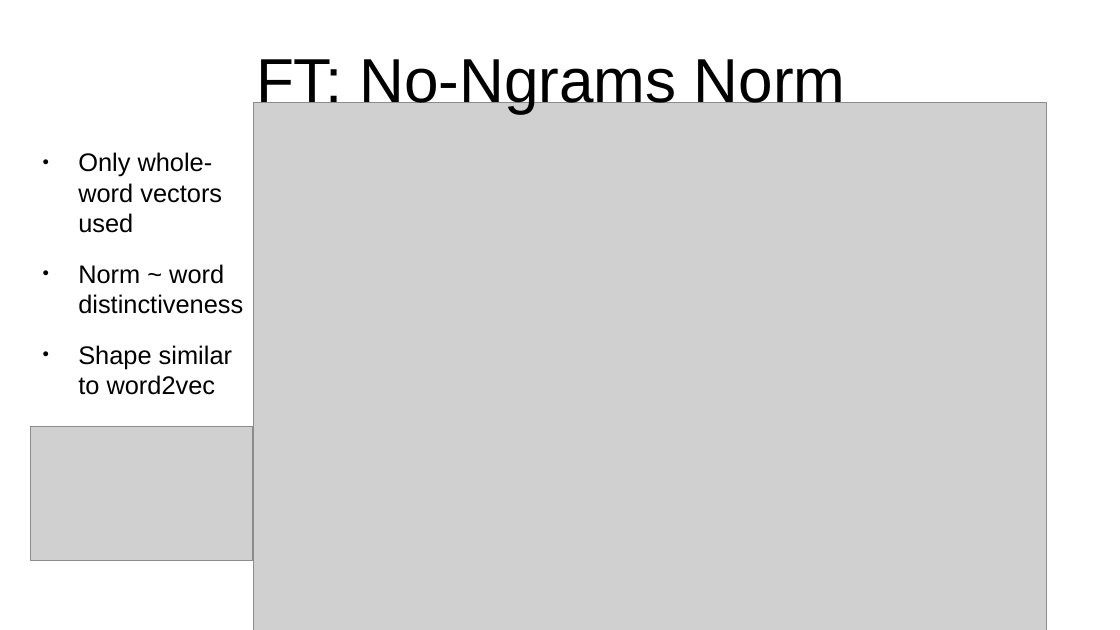
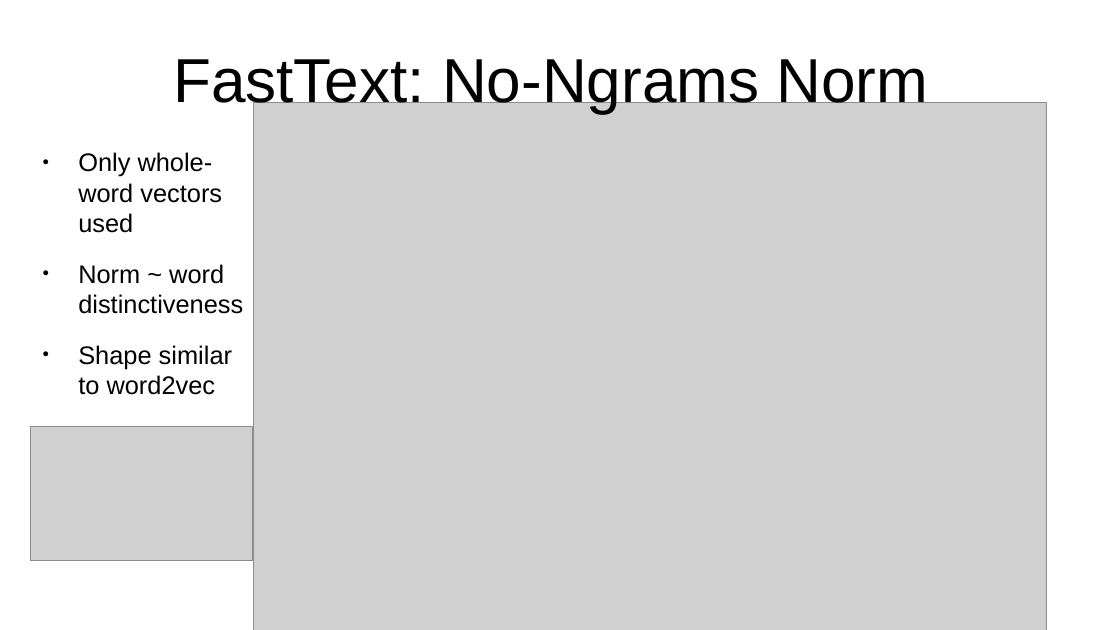
Before and after one commit to vackosar/fasttext-vector-norms-and-oov-words, a slide deck: slide 8 of presentation.odp (slide 7 before the commit). Drawn at 1120x630 pixels with LibreOffice and Linux fonts; fonts in the diff are those of the drawing; grey boxes stand for pictures. Boxes give left, top, right and bottom in pixels: in the first picture for what was removed or moved away, otherwise in the second. Text is boxed around its words. In the diff, an @@ line names an element or a change of style, - is before the commit and + after.

```diff
--- a/presentation.odp
+++ b/presentation.odp
@@ title at bbox=[173, 59, 929, 113]: text changed @@
-FT: No-Ngrams Norm
+FastText: No-Ngrams Norm
```
Also in this commit, not shown: 4 other slides changed, 3 slides added, 1 other file.
